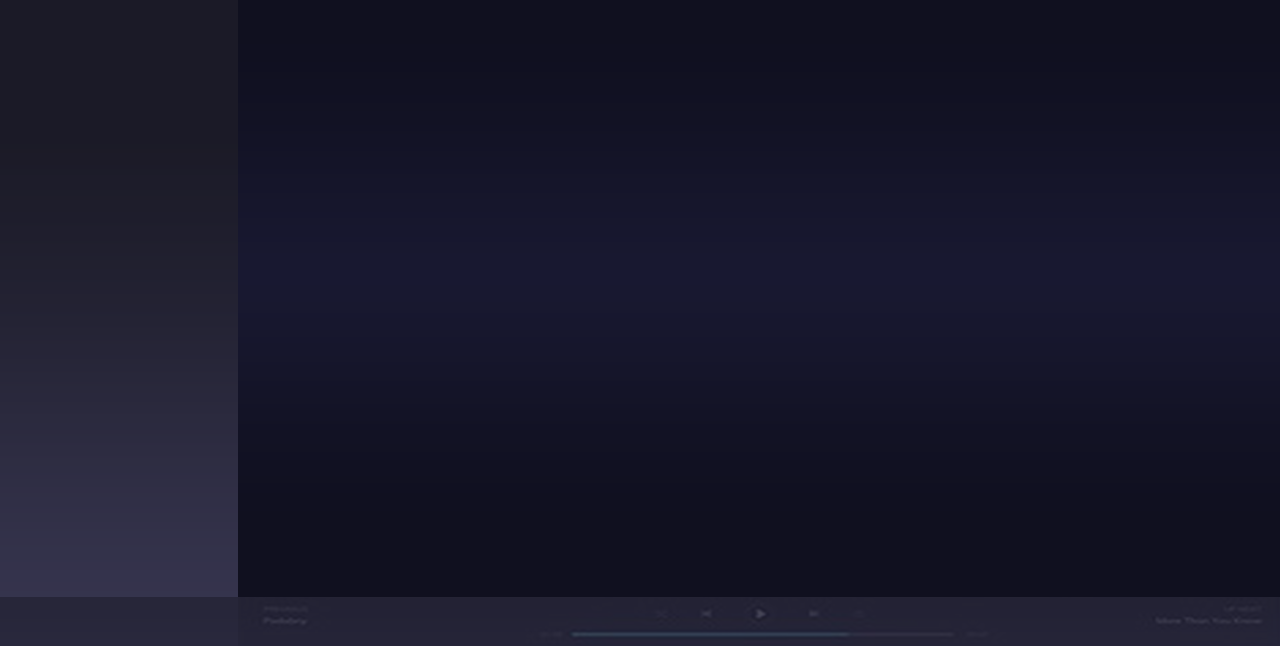
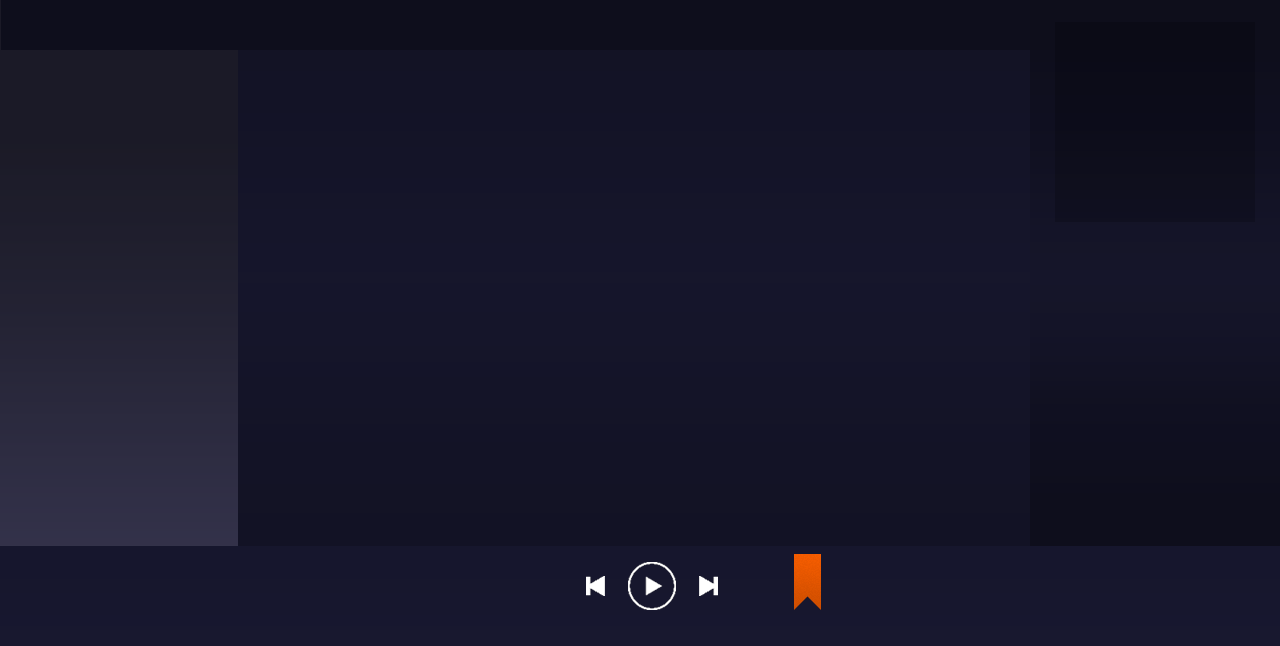
Layers edited between the first and the second 1280px x 646px image:
added layer "play Button" in group "Layers" over [628,562,676,610]
added layer "previous button" in group "Layers" over [586,576,605,596]
added layer "next button" in group "Layers" over [699,576,718,596]
added layer "Bookmark button" in group "Layers" over [794,554,821,610]
painted on "Bottom bar" over [0,546,1280,646]
added group "preview background" with 2 layers in group "Layers" over [1030,0,1280,597]
added layer "image preview" (linear burn, 19%) in group "preview background" over [1055,22,1255,222]
added layer "Preview" (93%) in group "preview background" over [1030,0,1280,597]
added layer "TopBar background" in group "Layers" over [1,0,1280,50]
hid "reference image" over [0,0,1280,646]
